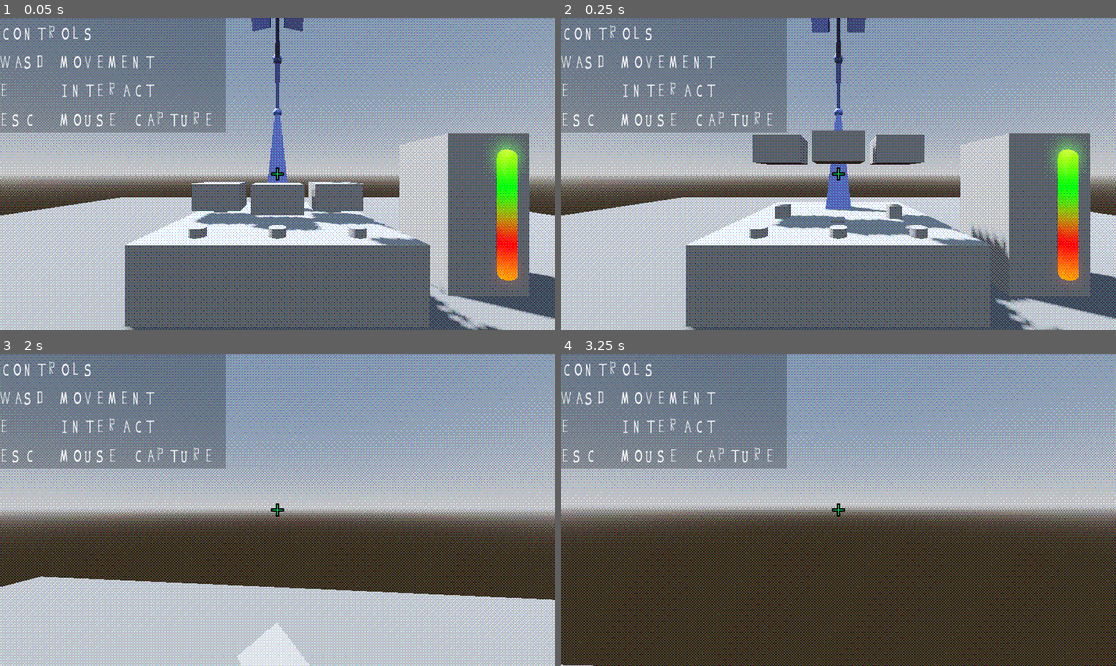
Above: before the commit, frames 1-4 (two rows, left to right).
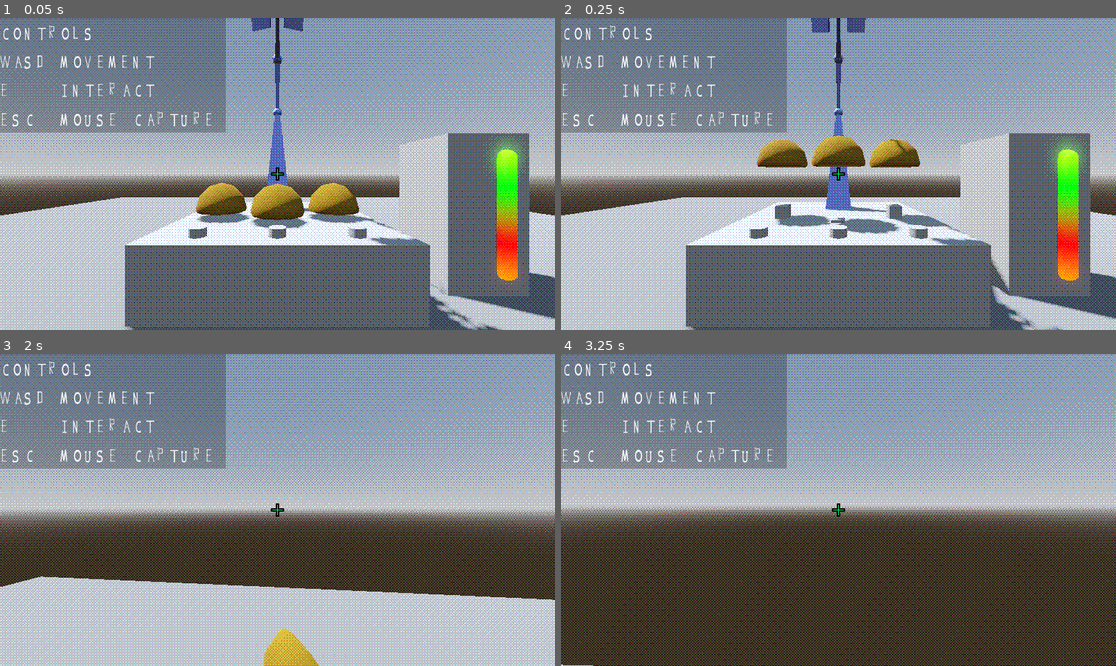
Above: after the commit, the same moments.

Repository: anniesanap/COMP-360-Group-2-Assignment-4
Game: Godot game, scene res://root.tscn
Same seed, same stepped clock (60 frames per second), same inputs: the game is played once before the commit and once after it.
Inputs (mouse positions are in pixels of both pictures, inside the frame that each line leads up to):
- Up to frame 1 (0.05 s): no input
- Up to frame 2 (0.25 s): no input
- Up to frame 3 (2 s): move the mouse to (305, 510) at 0.52 s; hold E (interact) 0.53-1.28 s; hold W (move_forward) from 0.53 s (still down); tap Space (jump) at 0.77, 1.52 s; move the mouse to (249, 510) at 1.27 s; tap E (interact) at 1.35 s
- Up to frame 4 (3.25 s): keep holding W (move_forward); move the mouse to (849, 503) at 2.02 s; hold E (interact) 2.03-2.78 s; move the mouse to (832, 516) at 2.77 s; tap E (interact) at 2.85 s; tap Space (jump) at 3.02 s

The runs differ from the first frame. In frame 1, 3.0% of the frame differs, in the area x 34-69%, y 52-69%; in frame 2, 3.5%, in the area x 34-85%, y 36-92%; in frame 3, 0.9%; in frame 4, nothing differs.

Commit message:
Add meshes for bowls

Diff:
--- a/root.tscn
+++ b/root.tscn
@@ -44,8 +44,11 @@
 [sub_resource type="BoxShape3D" id="BoxShape3D_vgmf0"]
 size = Vector3(3, 0.8, 3)
 
-[sub_resource type="BoxMesh" id="BoxMesh_bkhtn"]
-size = Vector3(0.7, 0.4, 0.7)
+[sub_resource type="StandardMaterial3D" id="StandardMaterial3D_74jd8"]
+albedo_color = Color(0.479607, 0.357041, 2.88785e-07, 1)
+
+[sub_resource type="StandardMaterial3D" id="StandardMaterial3D_oke2v"]
+albedo_color = Color(0.73459, 0.554643, 0, 1)
 
 [sub_resource type="ConvexPolygonShape3D" id="ConvexPolygonShape3D_7tchg"]
 points = PackedVector3Array(-0.35, 0.2, -0.35, -0.35, -0.2, -0.35, 0.35, -0.2, -0.35, 0.35, 0.2, -0.35)
@@ -646,9 +649,23 @@
 transform = Transform3D(1, 0, 0, 0, 1, 0, 0, 0, 1, 0.3, 1, -0.9)
 script = ExtResource("1_ysd7s")
 
-[node name="bowl1mesh" type="MeshInstance3D" parent="bowl1"]
-mesh = SubResource("BoxMesh_bkhtn")
-skeleton = NodePath("../..")
+[node name="bowl1mesh" type="CSGCombiner3D" parent="bowl1"]
+transform = Transform3D(1, 0, 0, 0, 1, 0, 0, 0, 1, 0, -0.2, 0)
+
+[node name="CSGSphere3D" type="CSGSphere3D" parent="bowl1/bowl1mesh"]
+radius = 0.4
+material = SubResource("StandardMaterial3D_74jd8")
+
+[node name="CSGSphere3D2" type="CSGSphere3D" parent="bowl1/bowl1mesh"]
+operation = 2
+radius = 0.35
+material = SubResource("StandardMaterial3D_74jd8")
+
+[node name="CSGBox3D" type="CSGBox3D" parent="bowl1/bowl1mesh"]
+transform = Transform3D(1, 0, 0, 0, 1, 0, 0, 0, 1, 0, -0.25, 0)
+operation = 2
+size = Vector3(1, 0.4, 1)
+material = SubResource("StandardMaterial3D_oke2v")
 
 [node name="collisionWall" type="CollisionShape3D" parent="bowl1"]
 shape = SubResource("ConvexPolygonShape3D_7tchg")
@@ -665,9 +682,23 @@
 transform = Transform3D(1, 0, 0, 0, 1, 0, 0, 0, 1, 0, 1, 0)
 script = ExtResource("1_ysd7s")
 
-[node name="bowl2mesh" type="MeshInstance3D" parent="bowl2"]
-mesh = SubResource("BoxMesh_bkhtn")
-skeleton = NodePath("../..")
+[node name="bowl2mesh" type="CSGCombiner3D" parent="bowl2"]
+transform = Transform3D(1, 0, 0, 0, 1, 0, 0, 0, 1, 0, -0.2, 0)
+
+[node name="CSGSphere3D" type="CSGSphere3D" parent="bowl2/bowl2mesh"]
+radius = 0.4
+material = SubResource("StandardMaterial3D_74jd8")
+
+[node name="CSGSphere3D2" type="CSGSphere3D" parent="bowl2/bowl2mesh"]
+operation = 2
+radius = 0.35
+material = SubResource("StandardMaterial3D_74jd8")
+
+[node name="CSGBox3D" type="CSGBox3D" parent="bowl2/bowl2mesh"]
+transform = Transform3D(1, 0, 0, 0, 1, 0, 0, 0, 1, 0, -0.25, 0)
+operation = 2
+size = Vector3(1, 0.4, 1)
+material = SubResource("StandardMaterial3D_oke2v")
 
 [node name="collisionWall" type="CollisionShape3D" parent="bowl2"]
 shape = SubResource("ConvexPolygonShape3D_7tchg")
@@ -684,9 +715,23 @@
 transform = Transform3D(1, 0, 0, 0, 1, 0, 0, 0, 1, 0.3, 1, 0.9)
 script = ExtResource("1_ysd7s")
 
-[node name="bowl3mesh" type="MeshInstance3D" parent="bowl3"]
-mesh = SubResource("BoxMesh_bkhtn")
-skeleton = NodePath("../..")
+[node name="bowl3mesh" type="CSGCombiner3D" parent="bowl3"]
+transform = Transform3D(1, 0, 0, 0, 1, 0, 0, 0, 1, 0, -0.2, 0)
+
+[node name="CSGSphere3D" type="CSGSphere3D" parent="bowl3/bowl3mesh"]
+radius = 0.4
+material = SubResource("StandardMaterial3D_74jd8")
+
+[node name="CSGSphere3D2" type="CSGSphere3D" parent="bowl3/bowl3mesh"]
+operation = 2
+radius = 0.35
+material = SubResource("StandardMaterial3D_74jd8")
+
+[node name="CSGBox3D" type="CSGBox3D" parent="bowl3/bowl3mesh"]
+transform = Transform3D(1, 0, 0, 0, 1, 0, 0, 0, 1, 0, -0.25, 0)
+operation = 2
+size = Vector3(1, 0.4, 1)
+material = SubResource("StandardMaterial3D_oke2v")
 
 [node name="collisionWall" type="CollisionShape3D" parent="bowl3"]
 shape = SubResource("ConvexPolygonShape3D_7tchg")
Not shown: 1 places in root.tscn that only renumber resources
